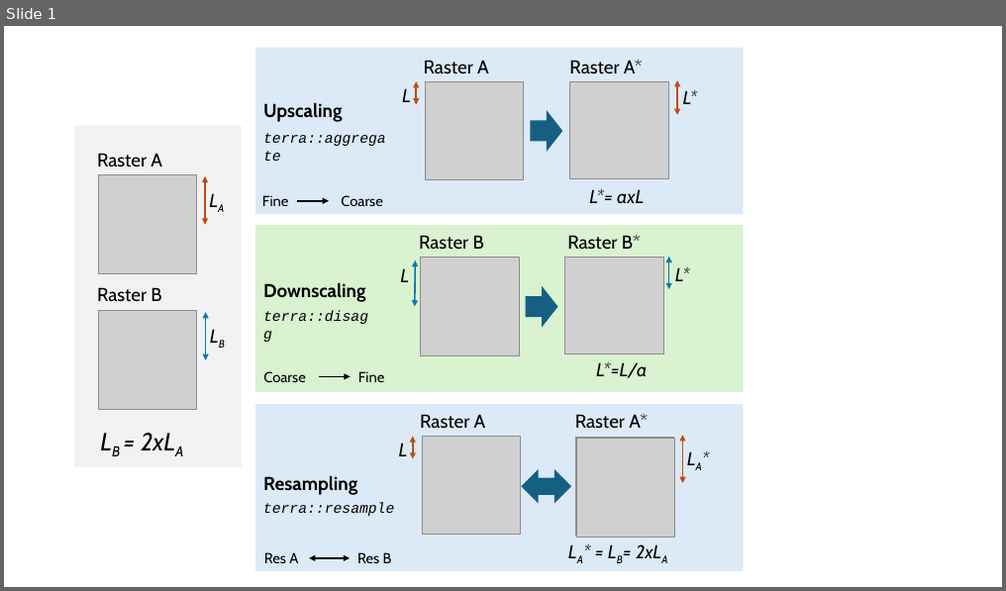
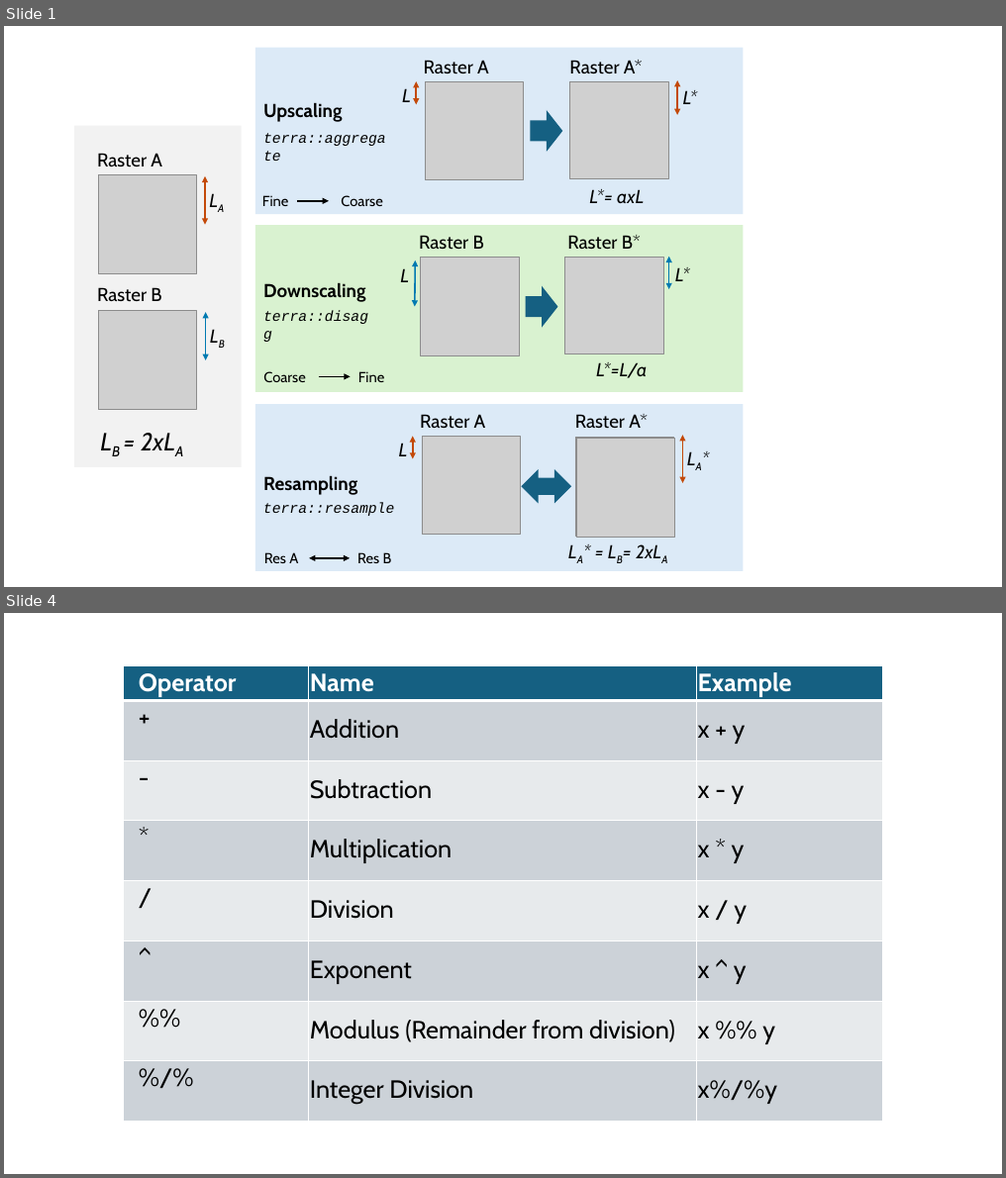
Before and after one commit to Vinit-Sehgal/AGRO4092, a slide deck: plots.pptx. Shown one above the other, each under a label of ours: slide 1 before the commit, slides 1 and 4 after it; the slides between them are not shown. The pictures are 1006x591 and 1006x1178 pixels, drawn with LibreOffice and Linux fonts; fonts in the diff are those of the drawing; grey boxes stand for pictures. Boxes give left, top, right and bottom in pixels: in the first picture for what was removed or moved away, otherwise in the second. Text is boxed around its words. In the diff, an @@ line names an element or a change of style, - is before the commit and + after.

```diff
--- a/plots.pptx
+++ b/plots.pptx
@@ slide 4 added at (4, 613, 1002, 1174), background #FFFFFF @@
@@ table added at (123, 665, 882, 1121), 8 rows, 3 columns @@
+Operator | Name | Example
++ | Addition | x + y
+- | Subtraction | x - y
+* | Multiplication | x * y
+/ | Division | x / y
+^ | Exponent | x ^ y
+%% | Modulus (Remainder from division) | x %% y
+%/% | Integer Division | x%/%y
```
Also in this commit, not shown: 8 other slides added, 57 other files.
